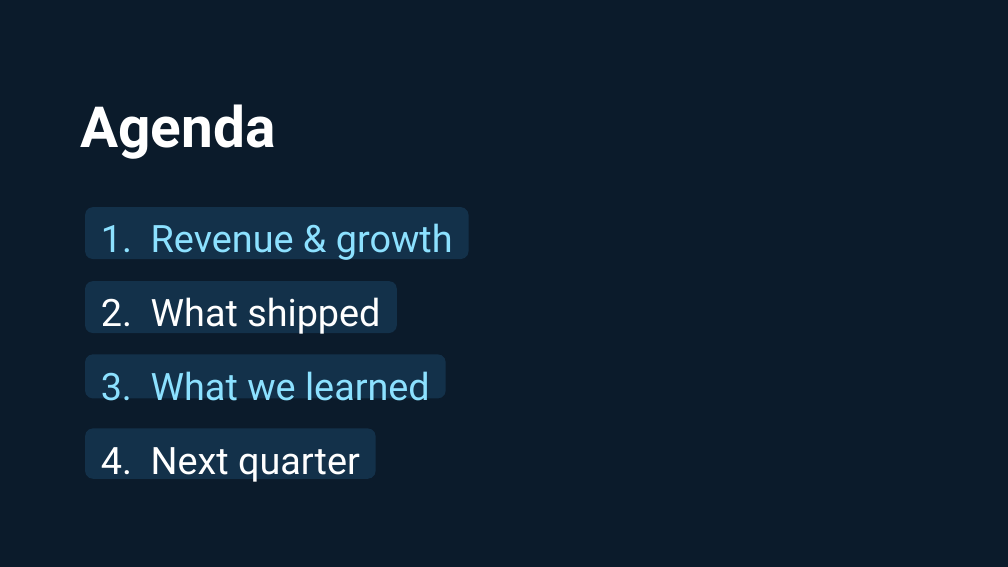
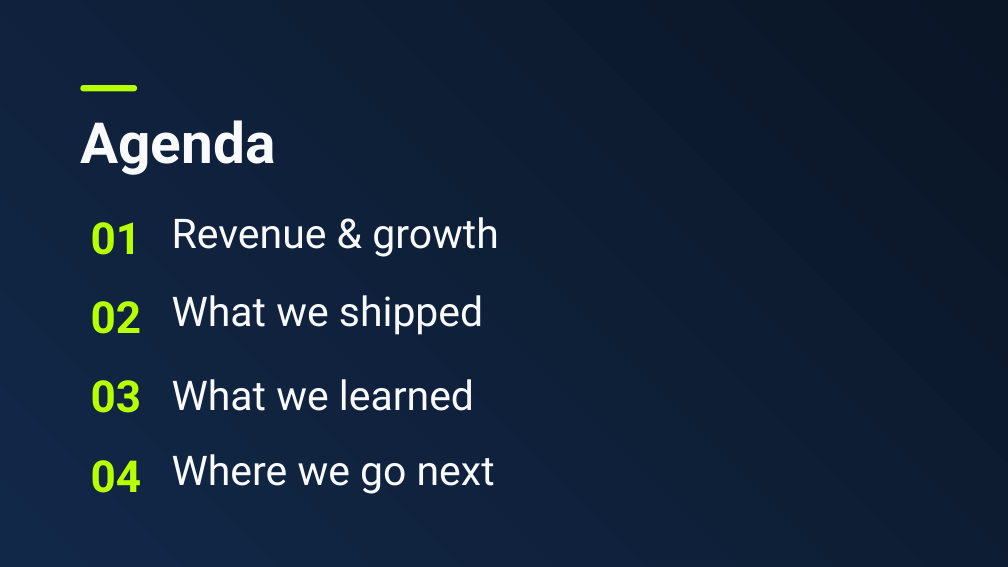
Before and after one commit to sjquant/quickthumb, a slide deck: slide 2 of examples/slide_effects_deck.pptx. Drawn at 1008x567 pixels with LibreOffice and Linux fonts; fonts in the diff are those of the drawing. Boxes give left, top, right and bottom in pixels: in the first picture for what was removed or moved away, otherwise in the second. Text is boxed around its words. In the diff, an @@ line names an element or a change of style, - is before the commit and + after.

```diff
--- a/examples/slide_effects_deck.pptx
+++ b/examples/slide_effects_deck.pptx
@@ rectangle at box(0, 0, 1008, 567): fill #0B1B2B to gradient #0A1626 to #122849 @@
@@ rounded rectangle added at box(80, 85, 137, 91), fill #B8FF00 @@
@@ text "Agenda": place and size @@
-text "Agenda" at box(80, 104, 275, 159)
+text "Agenda" at box(80, 120, 275, 175)
@@ text "Agenda" at box(80, 120, 275, 175): text colour #FFFFFF to #F8FAFC @@
@@ rounded rectangle removed at box(85, 207, 468, 259) @@
@@ text added at box(91, 222, 142, 255), 42 pt, text #B8FF00, bold @@
+01
@@ text at box(172, 217, 498, 257): text changed; size 36 to 39 pt; text colour #8CE1FF to #F8FAFC @@
-1. Revenue & growth
+Revenue & growth
@@ rounded rectangle removed at box(85, 281, 396, 333) @@
@@ text at box(172, 295, 483, 335): text changed; size 36 to 39 pt; text colour #FFFFFF to #F8FAFC @@
-2. What shipped
+What we shipped
@@ text added at box(91, 301, 142, 334), 42 pt, text #B8FF00, bold @@
+02
@@ rounded rectangle removed at box(85, 355, 445, 399) @@
@@ text added at box(91, 380, 142, 413), 42 pt, text #B8FF00, bold @@
+03
@@ text at box(172, 379, 474, 411): text changed; size 36 to 39 pt; text colour #8CE1FF to #F8FAFC @@
-3. What we learned
+What we learned
@@ rounded rectangle removed at box(85, 429, 375, 479) @@
@@ text removed at box(101, 447, 360, 482) @@
-4. Next quarter
@@ text added at box(91, 460, 142, 493), 42 pt, text #B8FF00, bold @@
+04
@@ text added at box(172, 454, 495, 494), 39 pt, text #F8FAFC @@
+Where we go next
```
Also in this commit, not shown: 2 other slides changed, 1 slide added, 1 slide removed, 3 other files.
